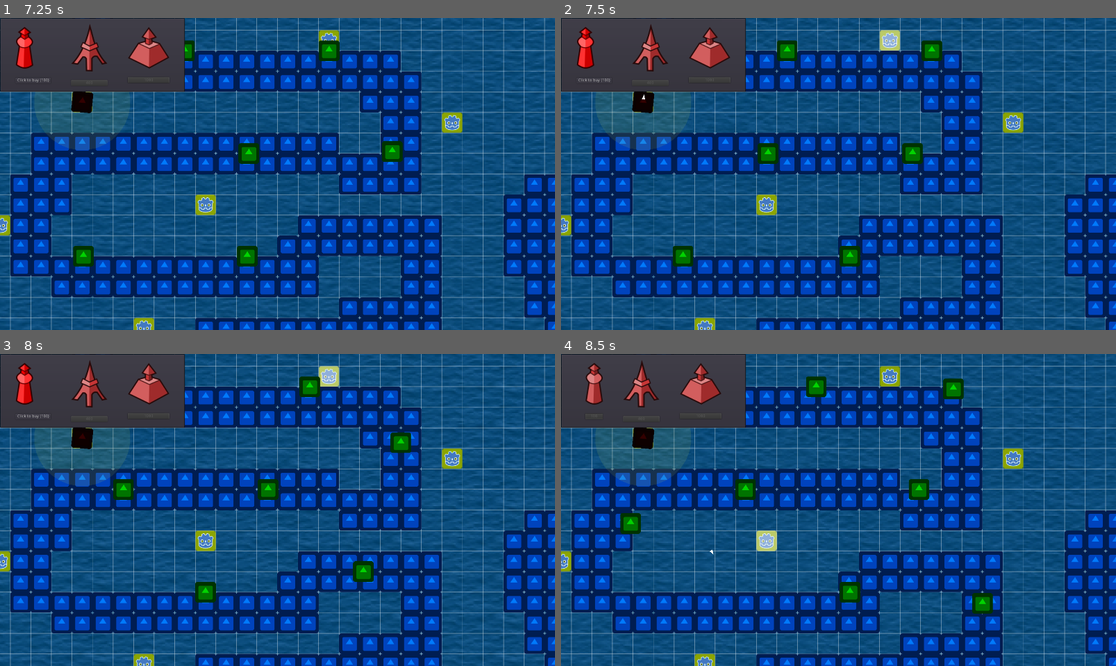
Above: before the commit, frames 1-4 (two rows, left to right).
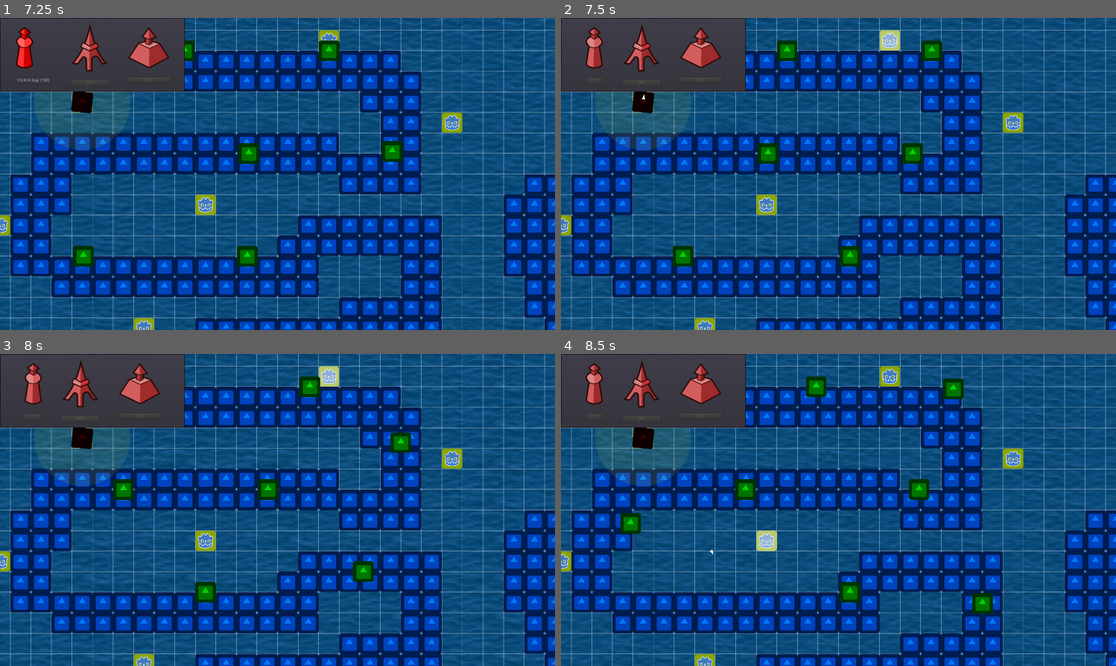
Above: after the commit, the same moments.

Repository: Dodoveloper/pdgt-game
Game: Godot game, scene res://Scenes/Map.tscn
Two runs of this game, one before a commit and one after it. Both use one fixed random seed, a clock stepped at 60 frames per second and the inputs below. The engine's default icon, where the game draws it, is replaced by a stand-in: a white triangle on a blue panel in a dark square.
Inputs (mouse positions are in pixels of both pictures, inside the frame that each line leads up to):
- Up to frame 1 (7.25 s): click (83, 102) at 0.5 s; click (33, 49) at 1.25 s; click "Click to buy (100)" at 2 s; click (144, 326) at 2.75 s; click (327, 39) at 3.5 s; click (205, 205) at 4.25 s; click (449, 124) at 5 s; click (144, 326) at 5.75 s; click (33, 49) at 6.52 s
- Up to frame 2 (7.5 s): click (888, 39) at 7.25 s
- Up to frame 3 (8 s): no input
- Up to frame 4 (8.5 s): click (766, 541) at 8 s

Frame 1 is identical in both runs. In frame 2, 1.6% of the frame differs, in the area x 2-31%, y 2-21%; in frame 3, 1.6%; in frame 4, nothing differs.

Commit message:
Revert "fixed turret not targeting more than one still enemy"
This reverts commit 5a4a2bd0de6e11fe842db2729e655c04c9957290.

Diff:
--- a/Scenes/Turret.tscn
+++ b/Scenes/Turret.tscn
@@ -9,7 +9,7 @@
 custom_solver_bias = 0.0
 extents = Vector2( 21.6287, 22.0748 )
 
-[node name="Turret" type="KinematicBody2D" index="0"]
+[node name="Turret" type="KinematicBody2D"]
 
 position = Vector2( 55.2136, 37.6254 )
 z_index = 20
--- a/Scripts/Turret.gd
+++ b/Scripts/Turret.gd
@@ -6,7 +6,7 @@
 var vis_color = Color(.867, .91, .247, 0.1)
 
 onready var size setget set_size
-var targets = []
+var target
 var can_shoot = true
 
 func _ready():
@@ -30,10 +30,10 @@
 
 func _physics_process(delta):
 	update()
-	if targets.size() > 0:
-		rotation = (targets[0].position - position).angle()
-		if can_shoot and targets[0]:
-			shoot(targets[0].position)
+	if target:
+		rotation = (target.position - position).angle()
+		if can_shoot:
+			shoot(target.position)
 
 func shoot(pos):
 	var b = Bullet.instance()
@@ -47,18 +47,14 @@
 	draw_circle(Vector2(), detect_radius, vis_color)
 
 func _on_Visibility_body_entered(body):
-	# if already targeting, store the second target to shoot it later
-	if targets.size() > 0 and targets[0]:
-		targets.append(body)
+	if target:
 		return
-#	print("Targeting ", String(body.name))
-	targets.append(body)
+	target = body
 	$Sprite.self_modulate.r = 1.0
 
 func _on_Visibility_body_exited(body):
-	if body == targets[0]:
-#		print("Destroyed ", String(body.name))
-		targets.pop_front()
+	if body == target:
+		target = null
 		$Sprite.self_modulate.r = 0.2
 
 func _on_ShootTimer_timeout():
